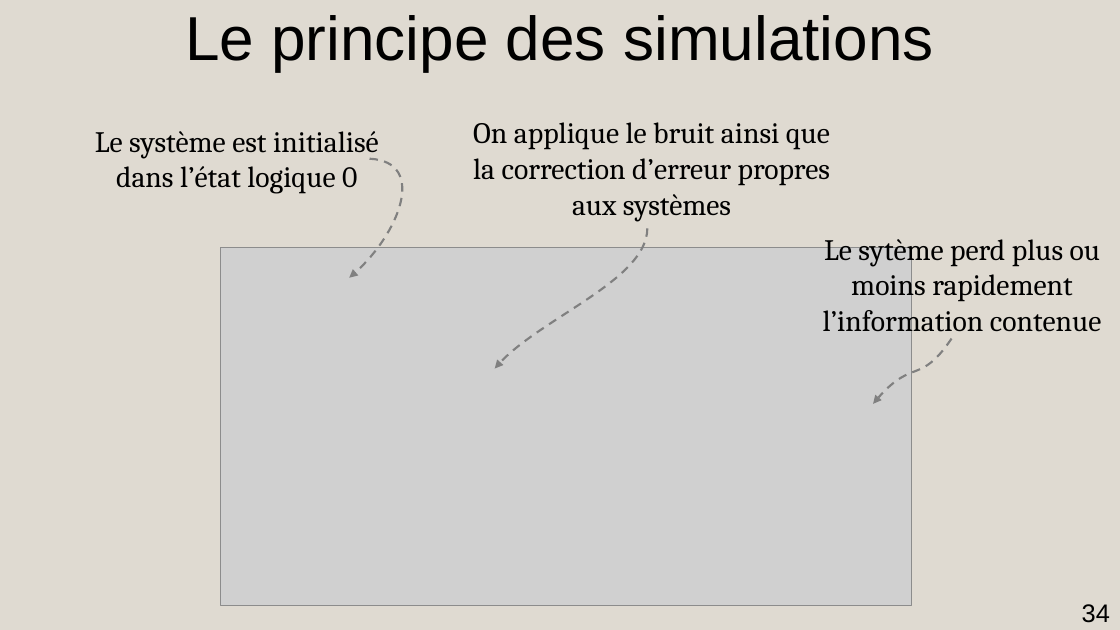
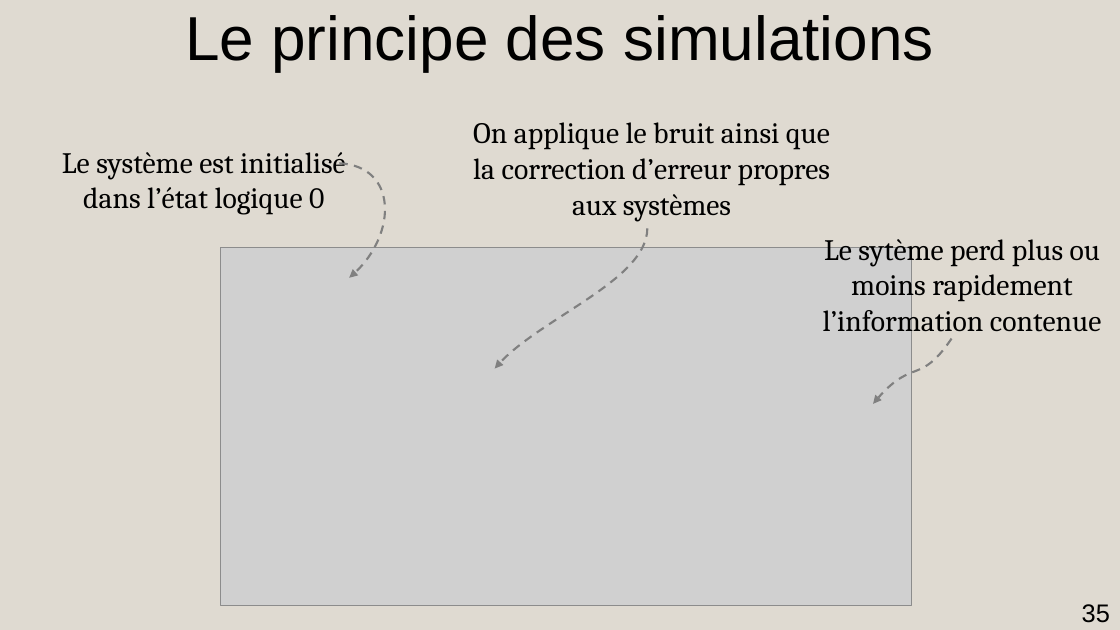
Before and after one commit to AmdaU/presentations, a slide deck: slide 35 of Seminaire/Seminaire.odp (slide 34 before the commit). Drawn at 1120x630 pixels with LibreOffice and Linux fonts; fonts in the diff are those of the drawing; grey boxes stand for pictures. Boxes give left, top, right and bottom in pixels: in the first picture for what was removed or moved away, otherwise in the second. Text is boxed around its words. In the diff, an @@ line names an element or a change of style, - is before the commit and + after.

```diff
--- a/Seminaire/Seminaire.odp
+++ b/Seminaire/Seminaire.odp
@@ text "Le système est initialisé dans ...": place and size @@
-text "Le système est initialisé dans ..." at [95, 131, 379, 194]
+text "Le système est initialisé dans ..." at [62, 152, 346, 215]
@@ freeform shape: place and size @@
-freeform shape at [350, 159, 401, 277]
+freeform shape at [339, 164, 384, 278]
@@ page number at [1082, 604, 1110, 623]: text changed @@
-34
+35
```
Also in this commit, not shown: 9 other slides changed, 1 slide added, 1 other file.
